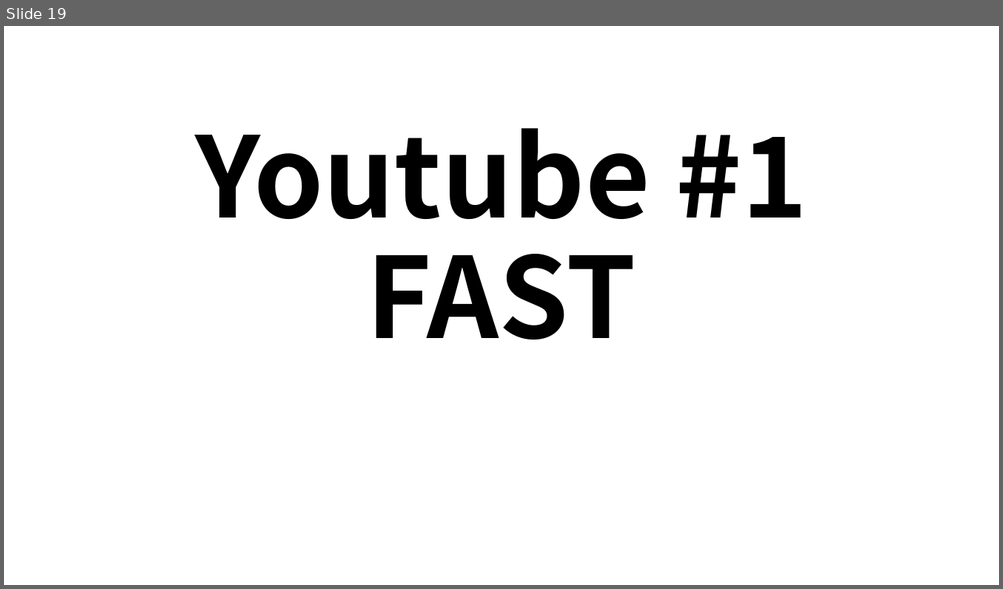
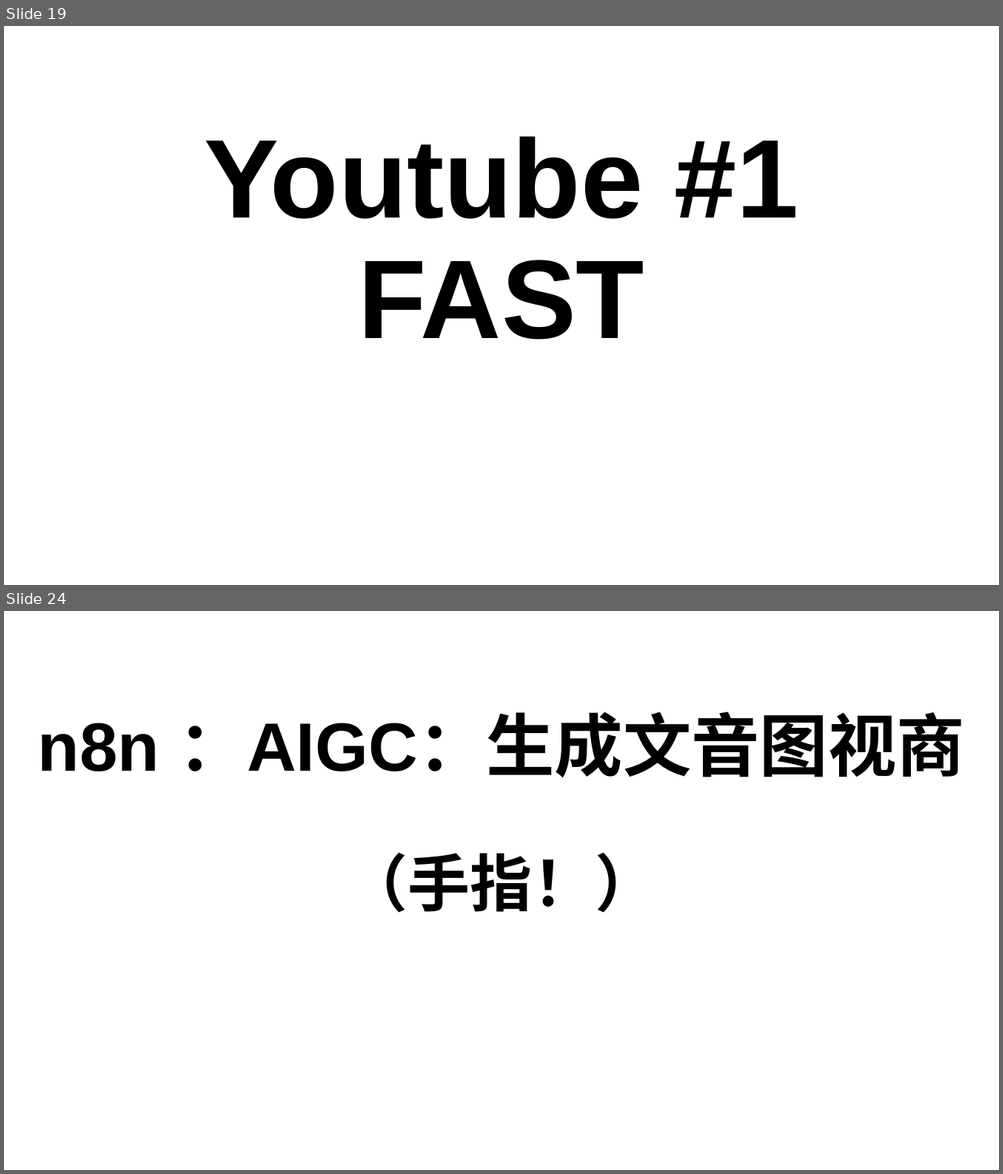
Before and after one commit to aistudybar/ob-OnePersonCompany, a slide deck: _attachment/一人公司（OPC）.pptx. Shown one above the other, each under a label of ours: slide 19 before the commit, slides 19 and 24 after it; the slides between them are not shown. The pictures are 1003x589 and 1003x1174 pixels, drawn with LibreOffice and Linux fonts; fonts in the diff are those of the drawing. Boxes give left, top, right and bottom in pixels: in the first picture for what was removed or moved away, otherwise in the second. Text is boxed around its words. In the diff, an @@ line names an element or a change of style, - is before the commit and + after.

```diff
--- a/_attachment/一人公司（OPC）.pptx
+++ b/_attachment/一人公司（OPC）.pptx
@@ slide 24 added at (4,611,999,1170), background #FFFFFF @@
@@ title added at (38,712,965,913), 66 pt, text #000000, bold @@
+n8n ：AIGC：生成文音图视商
+（手指！）
@@ slide 19 changed as well @@
@@ title "Youtube #1 FAST" at (204,136,798,340): font Noto Sans CJK SC to Arial @@
```
Also in this commit, not shown: 16 other slides changed, 9 other slides added, 2 slides removed, 3 other files.
